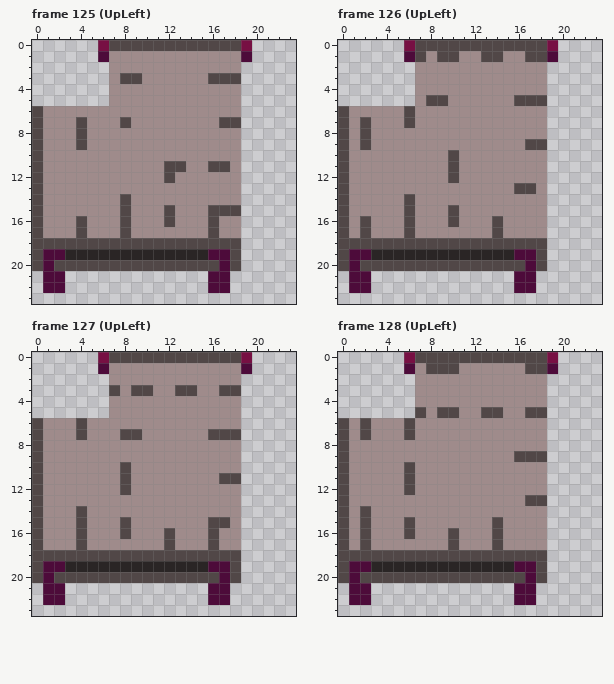
File history of a pixel-art file, assets/images/belt2.aseprite. The first picture shows the starting point.
24x24 pixels, 144 frames. Shown: frame 125 (UpLeft), frame 126 (UpLeft), frame 127 (UpLeft), frame 128 (UpLeft). The commit also changed other frames, which this record leaves out.
The result:
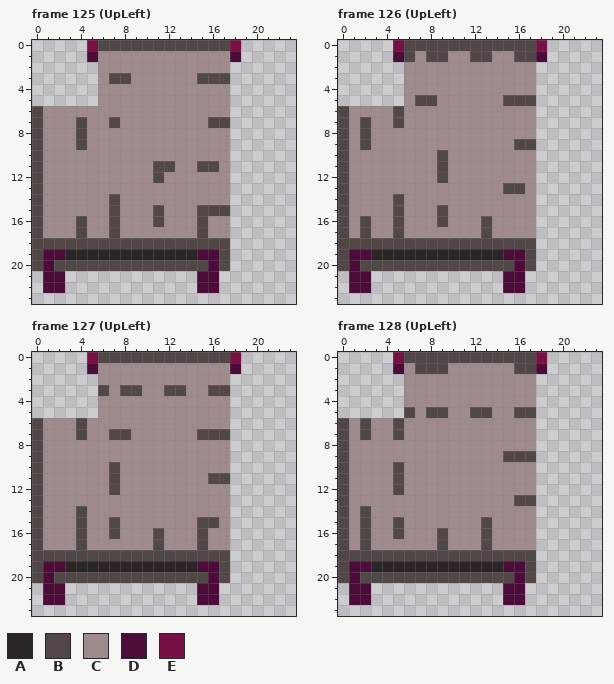
Palette (. is transparent): A #2a2525  B #514747  C #9f8b8b  D #4d0b3a  E #771043
What changed:
Frame 125 (UpLeft), layer "Belt":
y 0: x 5..6 .E -> EB; x 18..19 BE -> E.
y 1: x 5..6 .D -> DC; x 18..19 CD -> D.
y 2: x 6 . -> C; x 18 C -> .
y 3: x 6..7 .C -> CB; x 9 B -> C; x 15 C -> B; x 18 B -> .
y 4..5: x 6 . -> C; x 18 C -> .
y 6: x 18 C -> .
y 7: x 7..8 CB -> BC; x 16 C -> B; x 18 B -> .
y 8..10: x 18 C -> .
y 11: x 11 C -> B; x 13 B -> C; x 15 C -> B; x 17..18 BC -> C.
y 12: x 11..12 CB -> BC; x 18 C -> .
y 13: x 18 C -> .
y 14: x 7..8 CB -> BC; x 18 C -> .
y 15: x 7..8 CB -> BC; x 11..12 CB -> BC; x 15 C -> B; x 18 B -> .
y 16: x 7..8 CB -> BC; x 11..12 CB -> BC; x 15..16 CB -> BC; x 18 C -> .
y 17: x 7..8 CB -> BC; x 15..16 CB -> BC; x 18 C -> .
y 18: x 18 B -> .
y 19: x 15 A -> D; x 17..18 DB -> B.
y 20: x 16..18 BDB -> DB.
y 21..22: x 15 . -> D; x 17 D -> .
Frame 126 (UpLeft), layer "Belt":
y 0: x 5..6 .E -> EB; x 18..19 BE -> E.
y 1: x 5..8 .DBC -> DBCB; x 10 B -> C; x 12 C -> B; x 14 B -> C; x 16 C -> B; x 18..19 BD -> D.
y 2..4: x 6 . -> C; x 18 C -> .
y 5: x 6..7 .C -> CB; x 9 B -> C; x 15 C -> B; x 18 B -> .
y 6..7: x 5..6 CB -> BC; x 18 C -> .
y 8: x 18 C -> .
y 9: x 16 C -> B; x 18 B -> .
y 10..12: x 9..10 CB -> BC; x 18 C -> .
y 13: x 15 C -> B; x 17..18 BC -> C.
y 14: x 5..6 CB -> BC; x 18 C -> .
y 15: x 5..6 CB -> BC; x 9..10 CB -> BC; x 18 C -> .
y 16: x 5..6 CB -> BC; x 9..10 CB -> BC; x 13..14 CB -> BC; x 18 C -> .
y 17: x 5..6 CB -> BC; x 13..14 CB -> BC; x 18 C -> .
y 18: x 18 B -> .
y 19: x 15 A -> D; x 17..18 DB -> B.
y 20: x 16..18 BDB -> DB.
y 21..22: x 15 . -> D; x 17 D -> .
Frame 127 (UpLeft), layer "Belt":
y 0: x 5..6 .E -> EB; x 18..19 BE -> E.
y 1: x 5..6 .D -> DC; x 18..19 CD -> D.
y 2: x 6 . -> C; x 18 C -> .
y 3: x 6..8 .BC -> BCB; x 10 B -> C; x 12 C -> B; x 14 B -> C; x 16 C -> B; x 18 B -> .
y 4..5: x 6 . -> C; x 18 C -> .
y 6: x 18 C -> .
y 7: x 7 C -> B; x 9 B -> C; x 15 C -> B; x 18 B -> .
y 8..9: x 18 C -> .
y 10: x 7..8 CB -> BC; x 18 C -> .
y 11: x 7..8 CB -> BC; x 16 C -> B; x 18 B -> .
y 12: x 7..8 CB -> BC; x 18 C -> .
y 13..14: x 18 C -> .
y 15: x 7..8 CB -> BC; x 15 C -> B; x 17..18 BC -> C.
y 16: x 7..8 CB -> BC; x 11..12 CB -> BC; x 15..16 CB -> BC; x 18 C -> .
y 17: x 11..12 CB -> BC; x 15..16 CB -> BC; x 18 C -> .
y 18: x 18 B -> .
y 19: x 15 A -> D; x 17..18 DB -> B.
y 20: x 16..18 BDB -> DB.
y 21..22: x 15 . -> D; x 17 D -> .
Frame 128 (UpLeft), layer "Belt":
y 0: x 5..6 .E -> EB; x 18..19 BE -> E.
y 1: x 5..7 .DC -> DCB; x 10 B -> C; x 16 C -> B; x 18..19 BD -> D.
y 2..4: x 6 . -> C; x 18 C -> .
y 5: x 6..8 .BC -> BCB; x 10 B -> C; x 12 C -> B; x 14 B -> C; x 16 C -> B; x 18 B -> .
y 6..7: x 5..6 CB -> BC; x 18 C -> .
y 8: x 18 C -> .
y 9: x 15 C -> B; x 18 B -> .
y 10..12: x 5..6 CB -> BC; x 18 C -> .
y 13: x 16 C -> B; x 18 B -> .
y 14: x 18 C -> .
y 15: x 5..6 CB -> BC; x 13..14 CB -> BC; x 18 C -> .
y 16: x 5..6 CB -> BC; x 9..10 CB -> BC; x 13..14 CB -> BC; x 18 C -> .
y 17: x 9..10 CB -> BC; x 13..14 CB -> BC; x 18 C -> .
y 18: x 18 B -> .
y 19: x 15 A -> D; x 17..18 DB -> B.
y 20: x 16..18 BDB -> DB.
y 21..22: x 15 . -> D; x 17 D -> .
Pixel boxes of the changes (left, top, right, bottom) in both pictures:
changed: (87, 40, 252, 293)
changed: (393, 40, 558, 293)
changed: (87, 352, 252, 605)
changed: (393, 352, 558, 605)
